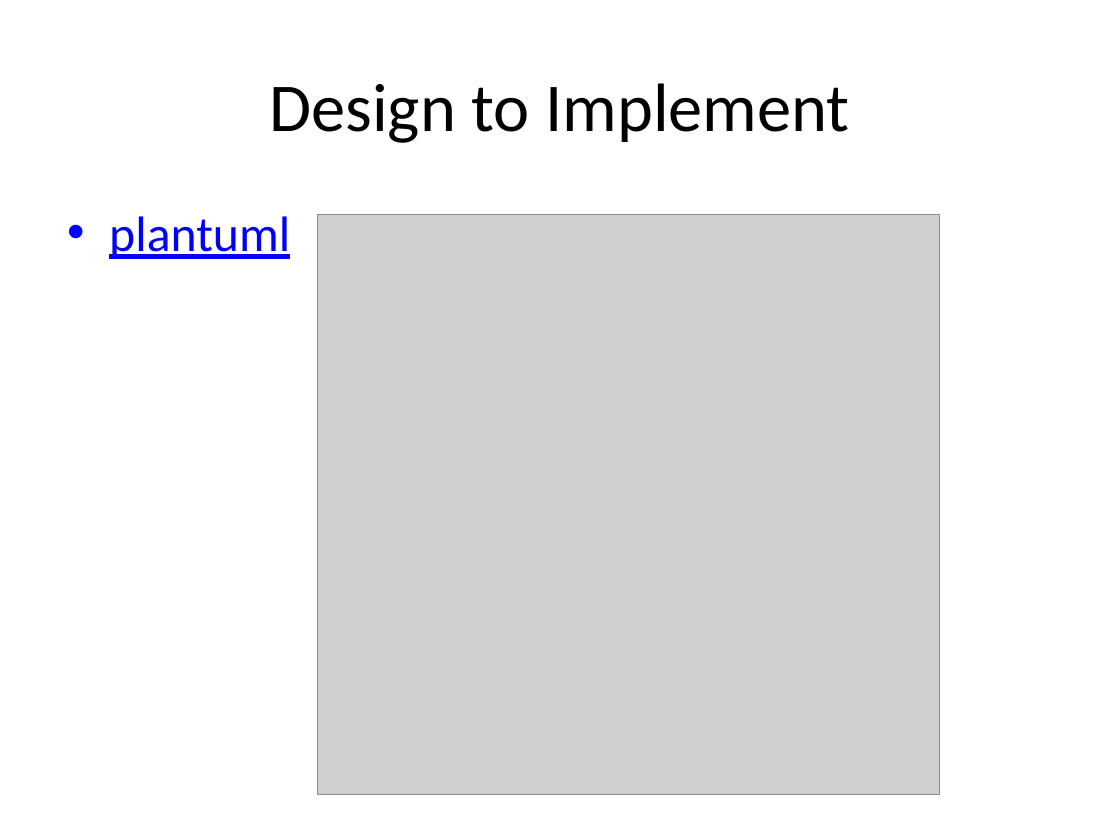
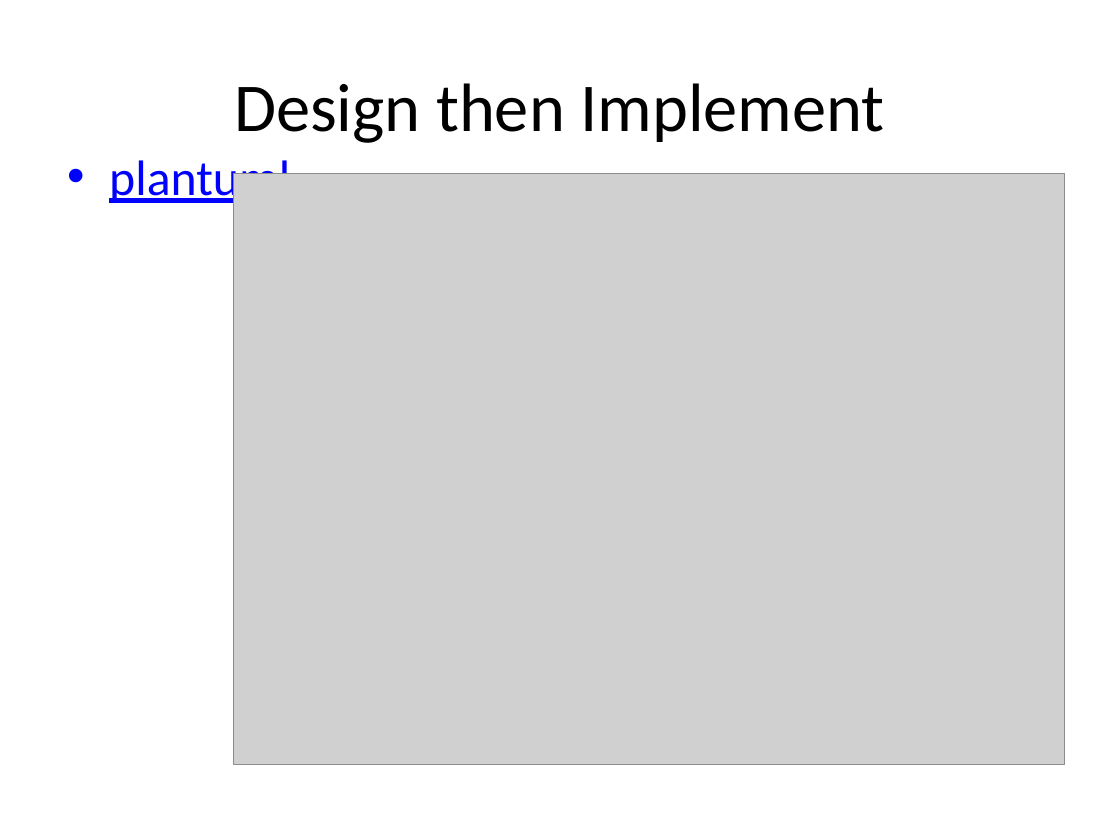
Before and after one commit to RHIT-CSSE/csse220, a slide deck: slide 14 of ClassMaterials/Inheritance/Slides/Inheritance.pptx (slide 13 before the commit). Drawn at 1120x840 pixels with LibreOffice and Linux fonts; fonts in the diff are those of the drawing; grey boxes stand for pictures. Boxes give left, top, right and bottom in pixels: in the first picture for what was removed or moved away, otherwise in the second. Text is boxed around its words. In the diff, an @@ line names an element or a change of style, - is before the commit and + after.

```diff
--- a/ClassMaterials/Inheritance/Slides/Inheritance.pptx
+++ b/ClassMaterials/Inheritance/Slides/Inheritance.pptx
@@ title at (x1=234, y1=83, x2=884, y2=143): text changed @@
-Design to Implement
+Design then Implement
@@ text "plantuml" rewrapped from (x1=109, y1=216, x2=290, y2=259) to (x1=109, y1=160, x2=290, y2=207) @@
@@ picture resized from (x1=317, y1=215, x2=940, y2=795) to (x1=233, y1=174, x2=1064, y2=764) @@
```
Also in this commit, not shown: 9 other slides changed, 2 slides added.
